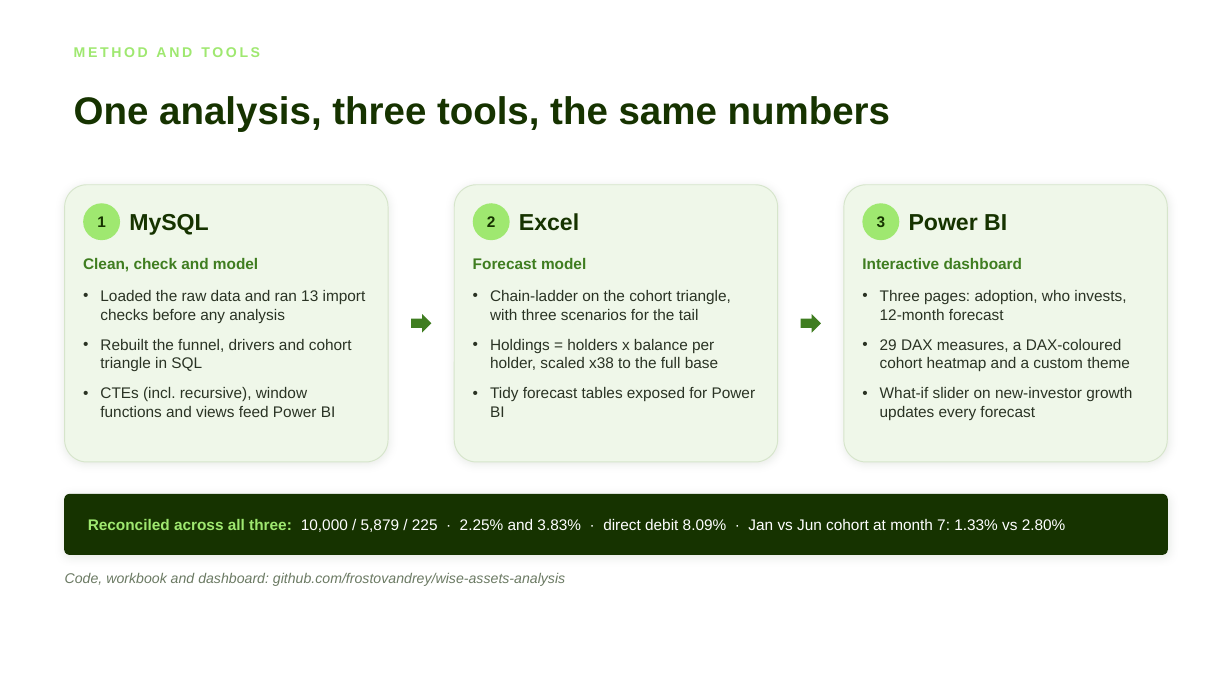
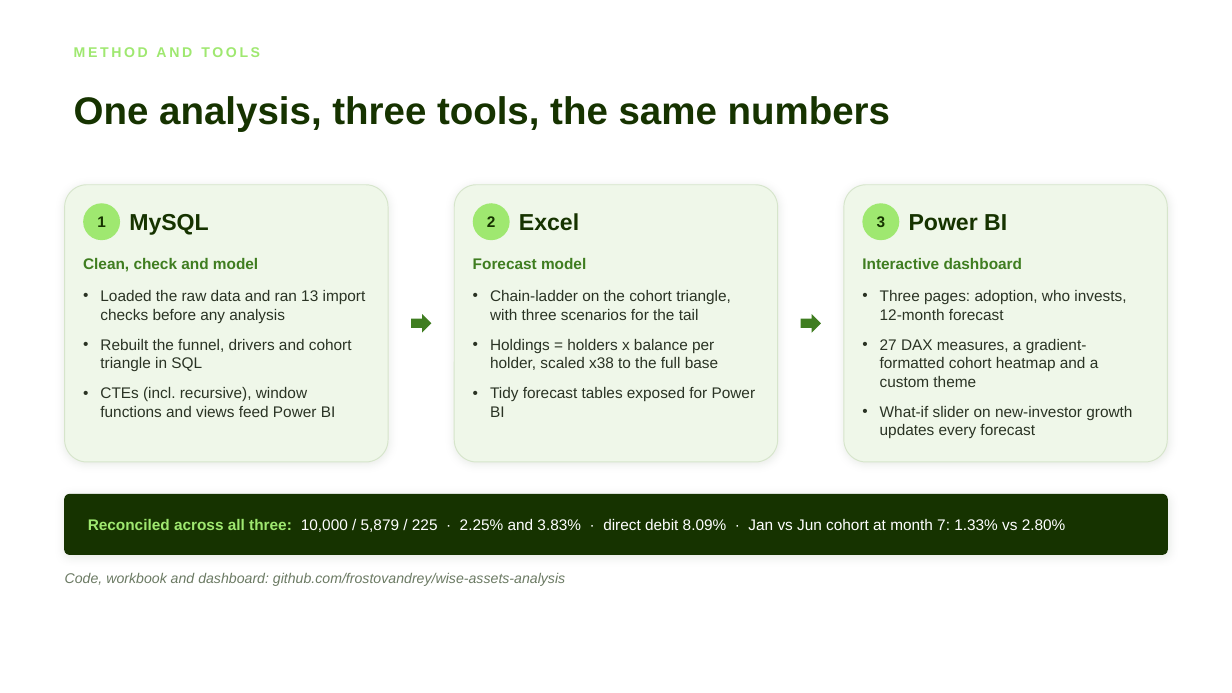
Before and after one commit to frostovandrey/wise-assets-analysis, a slide deck: slide 7 of Wise_Assets_Deck.pptx. Drawn at 1232x693 pixels with LibreOffice and Linux fonts; fonts in the diff are those of the drawing. Boxes give left, top, right and bottom in pixels: in the first picture for what was removed or moved away, otherwise in the second. Text is boxed around its words. In the diff, an @@ line names an element or a change of style, - is before the commit and + after.

```diff
--- a/Wise_Assets_Deck.pptx
+++ b/Wise_Assets_Deck.pptx
@@ text at (880, 339, 1099, 387): text changed @@
-• 29 DAX measures, a DAX-coloured cohort heatmap and a custom theme
+• 27 DAX measures, a gradient-formatted cohort heatmap and a custom theme
```
Also in this commit, not shown: 2 other files.
